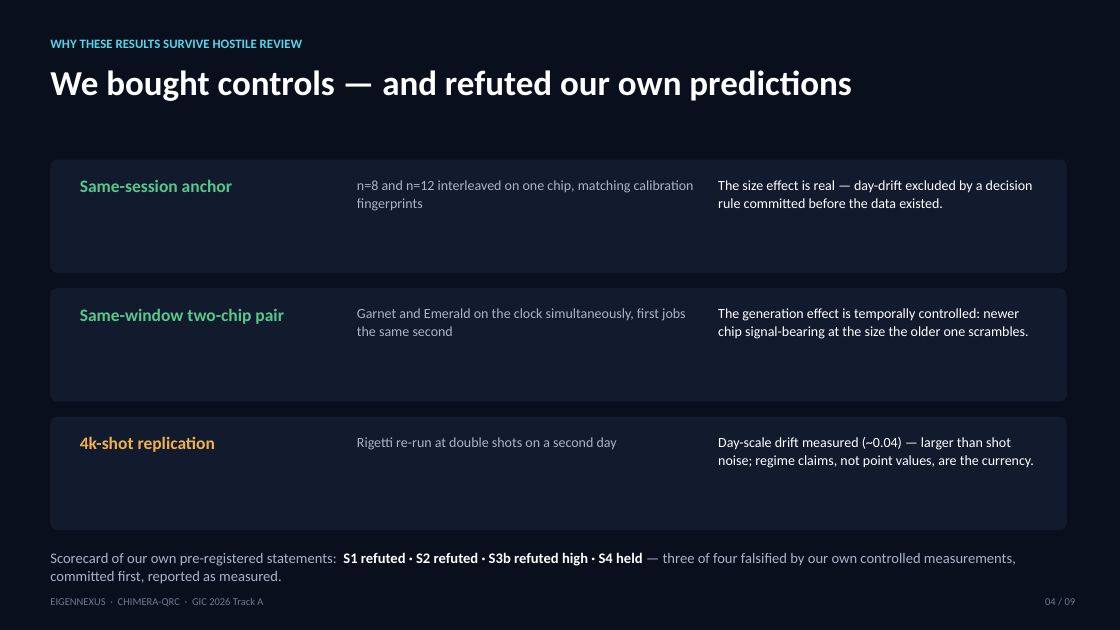
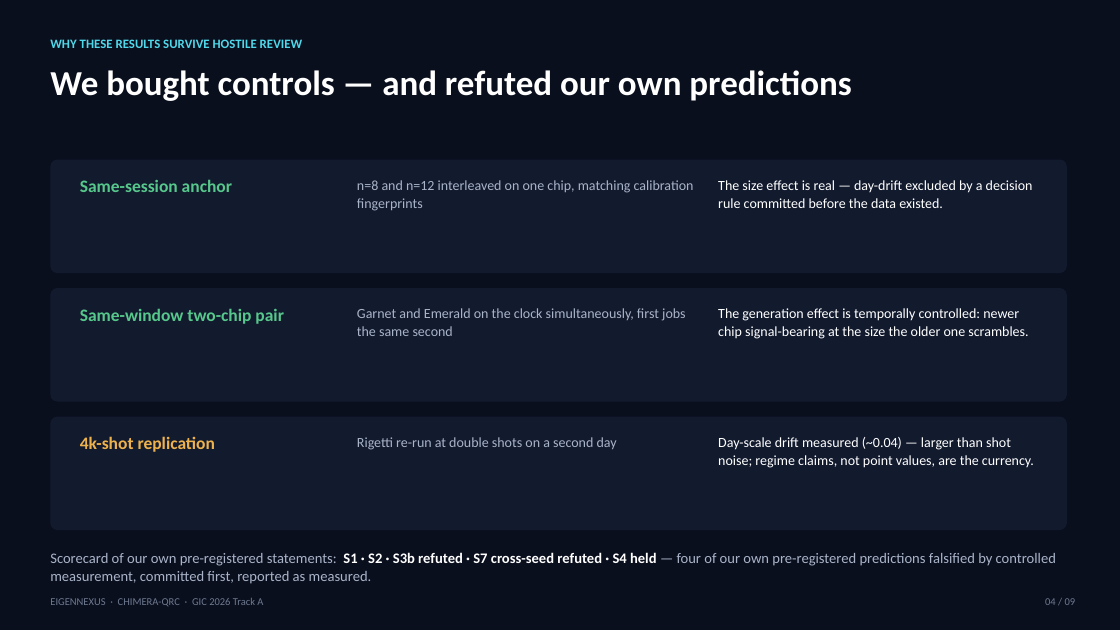
Before and after one commit to christianmetzl/potomac_dynamicsystemsforecasting, a slide deck: slide 4 of docs/EIGENNEXUS_CxO_Deck.pptx. Drawn at 1120x630 pixels with LibreOffice and Linux fonts; fonts in the diff are those of the drawing. Boxes give left, top, right and bottom in pixels: in the first picture for what was removed or moved away, otherwise in the second. Text is boxed around its words. In the diff, an @@ line names an element or a change of style, - is before the commit and + after.

```diff
--- a/docs/EIGENNEXUS_CxO_Deck.pptx
+++ b/docs/EIGENNEXUS_CxO_Deck.pptx
@@ text at [50,552,1056,584]: text changed @@
-Scorecard of our own pre-registered statements: S1 refuted · S2 refuted · S3b refuted high · S4 held — three of four falsified by our own controlled measurements, committed first, reported as measured.
+Scorecard of our own pre-registered statements: S1 · S2 · S3b refuted · S7 cross-seed refuted · S4 held — four of our own pre-registered predictions falsified by controlled measurement, committed first, reported as measured.
```
Also in this commit, not shown: 4 other slides changed, 8 other files.
